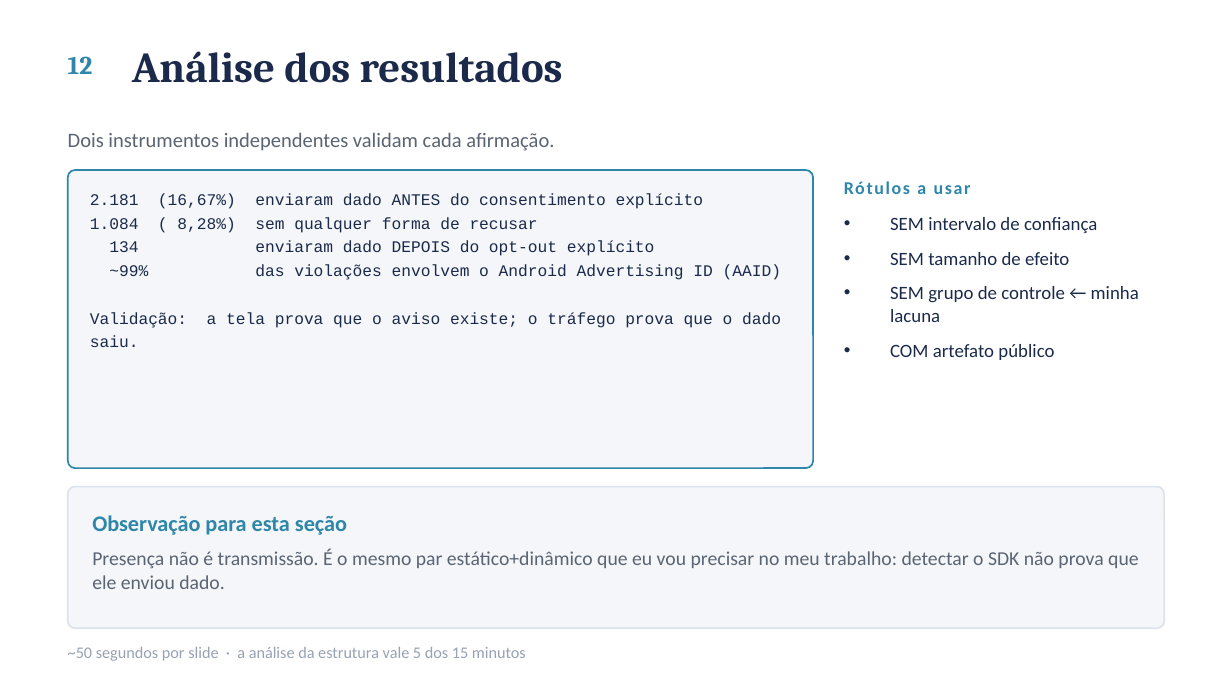
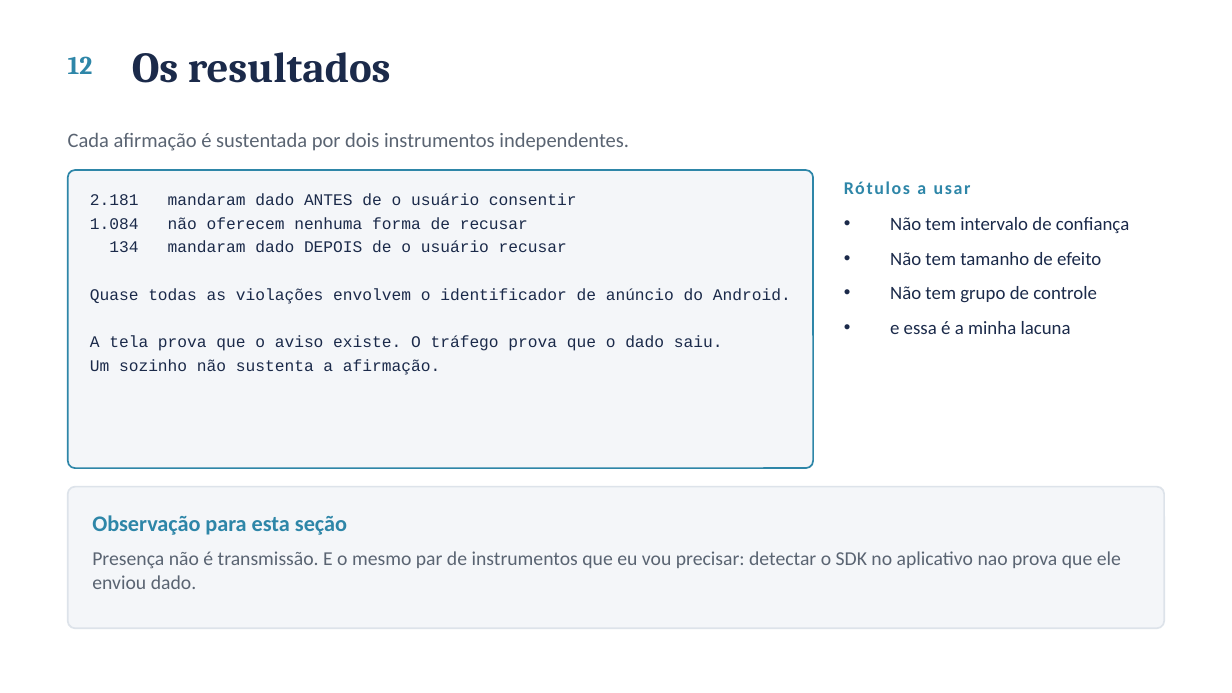
Before and after one commit to ClaudioAMF1/TCC, a slide deck: slide 13 of seminario/seminario-analise-de-artigo.pptx. Drawn at 1232x693 pixels with LibreOffice and Linux fonts; fonts in the diff are those of the drawing. Boxes give left, top, right and bottom in pixels: in the first picture for what was removed or moved away, otherwise in the second. Text is boxed around its words. In the diff, an @@ line names an element or a change of style, - is before the commit and + after.

```diff
--- a/seminario/seminario-analise-de-artigo.pptx
+++ b/seminario/seminario-analise-de-artigo.pptx
@@ text at box(132, 52, 391, 83): text changed @@
-Análise dos resultados
+Os resultados
@@ text at box(68, 132, 629, 151): text changed @@
-Dois instrumentos independentes validam cada afirmação.
+Cada afirmação é sustentada por dois instrumentos independentes.
@@ text at box(90, 193, 791, 375): text changed @@
-2.181 (16,67%) enviaram dado ANTES do consentimento explícito
-1.084 ( 8,28%) sem qualquer forma de recusar
-134 enviaram dado DEPOIS do opt-out explícito
-~99% das violações envolvem o Android Advertising ID (AAID)
-Validação: a tela prova que o aviso existe; o tráfego prova que o dado saiu.
+2.181 mandaram dado ANTES de o usuário consentir
+1.084 não oferecem nenhuma forma de recusar
+134 mandaram dado DEPOIS de o usuário recusar
+Quase todas as violações envolvem o identificador de anúncio do Android.
+A tela prova que o aviso existe. O tráfego prova que o dado saiu.
+Um sozinho não sustenta a afirmação.
@@ text at box(890, 217, 1129, 334): text changed @@
-• SEM intervalo de confiança
-• SEM tamanho de efeito
-• SEM grupo de controle ← minha lacuna
-• COM artefato público
+• Não tem intervalo de confiança
+• Não tem tamanho de efeito
+• Não tem grupo de controle
+• e essa é a minha lacuna
@@ text at box(92, 551, 1121, 589): text changed @@
-Presença não é transmissão. É o mesmo par estático+dinâmico que eu vou precisar no meu trabalho: detectar o SDK não prova que ele enviou dado.
+Presença não é transmissão. E o mesmo par de instrumentos que eu vou precisar: detectar o SDK no aplicativo nao prova que ele enviou dado.
@@ text removed at box(68, 647, 526, 661) @@
-~50 segundos por slide · a análise da estrutura vale 5 dos 15 minutos
```
Also in this commit, not shown: 14 other slides changed, 3 other files.
